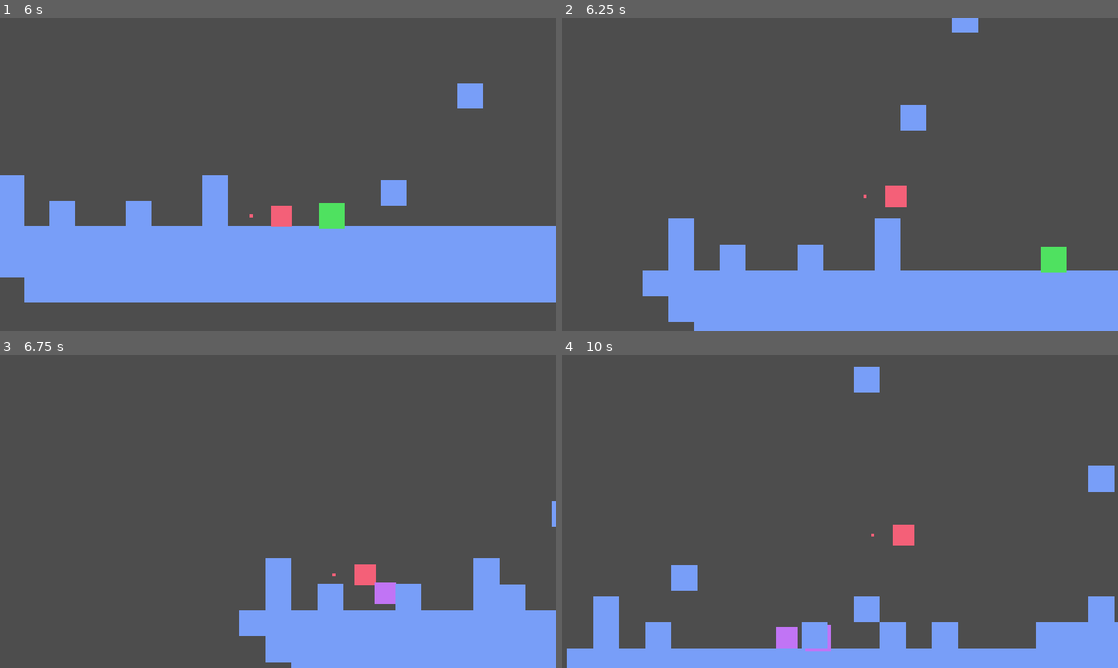
Above: before the commit, frames 1-4 (two rows, left to right).
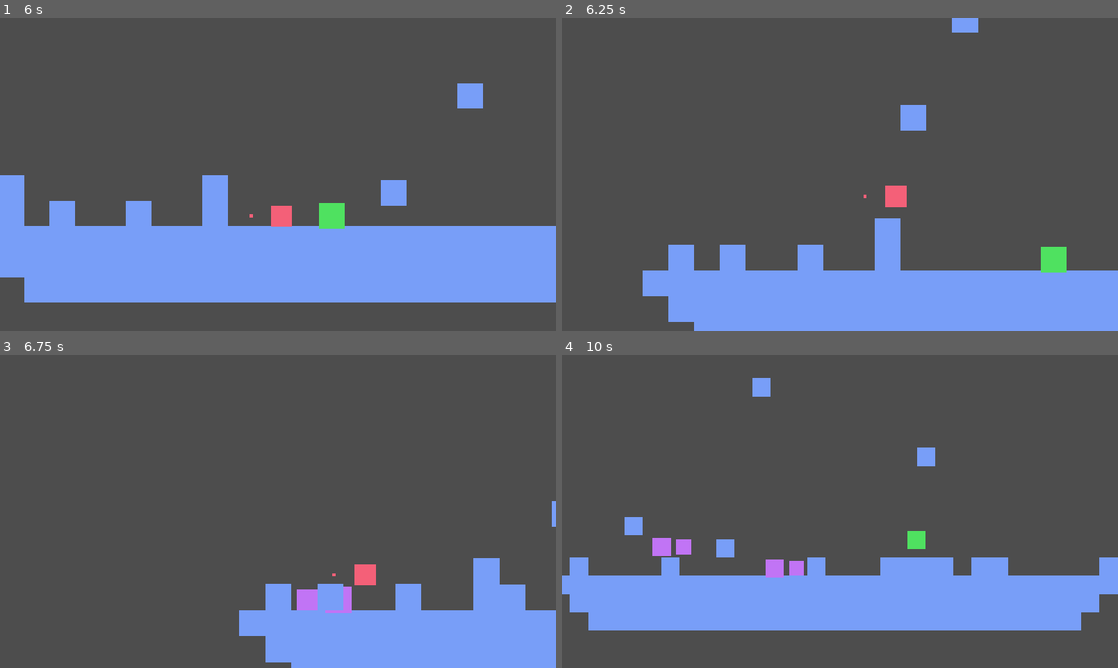
Above: after the commit, the same moments.

Repository: itsMapleLeaf/tfbg
Game: Godot game, scene res://game/game.tscn
Same seed, same stepped clock (60 frames per second), same inputs: the game is played once before the commit and once after it.
Inputs:
- Up to frame 1 (6 s): hold X (grab) 0.53-1.28 s; hold Right (right) 0.53-2.03 s; tap Z (jump) at 0.77, 1.52, 3.02, 3.77, 4.52 s; tap X (grab) every 1.5 s from 1.35 to 5.85 s; hold Left (left) 2.03-2.78 s; hold X (grab) 2.03-2.78 s; hold Right (right) 2.78-4.28 s; hold X (grab) 3.53-4.28 s; hold Left (left) 4.28-5.03 s; hold Right (right) 5.03-5.78 s; hold X (grab) 5.03-5.78 s; hold Left (left) from 5.78 s (still down)
- Up to frame 2 (6.25 s): keep holding Left (left); tap Z (jump) at 6.02 s
- Up to frame 3 (6.75 s): keep holding Left (left); hold X (grab) from 6.53 s (still down)
- Up to frame 4 (10 s): tap Z (jump) at 6.77, 7.52, 9.02, 9.77 s; release Left (left) at 7.28 s; release X (grab) at 7.28 s; hold Right (right) 7.28-9.53 s; tap X (grab) at 7.35, 8.85 s; hold X (grab) 8.03-8.78 s; hold Left (left) from 9.53 s (still down); hold X (grab) from 9.53 s (still down)

Frame 1 is identical in both runs. In frame 2, 0.4% of the frame differs, in the area x 19-24%, y 64-73%; in frame 3, 1.0%; in frame 4, 28%, in the area x 0-100%, y 3-100%.

Commit message:
fix triple jumps

Diff:
--- a/player/player.tscn
+++ b/player/player.tscn
@@ -18,6 +18,7 @@
 modulate = Color(0.752941, 0.415686, 1, 1)
 collision_mask = 6
 slide_on_ceiling = false
+floor_max_angle = 0.0
 script = ExtResource("1_nwt4s")
 grab_dot = NodePath("GrabDot")
 grabbed_block = NodePath("GrabbedBlock")
